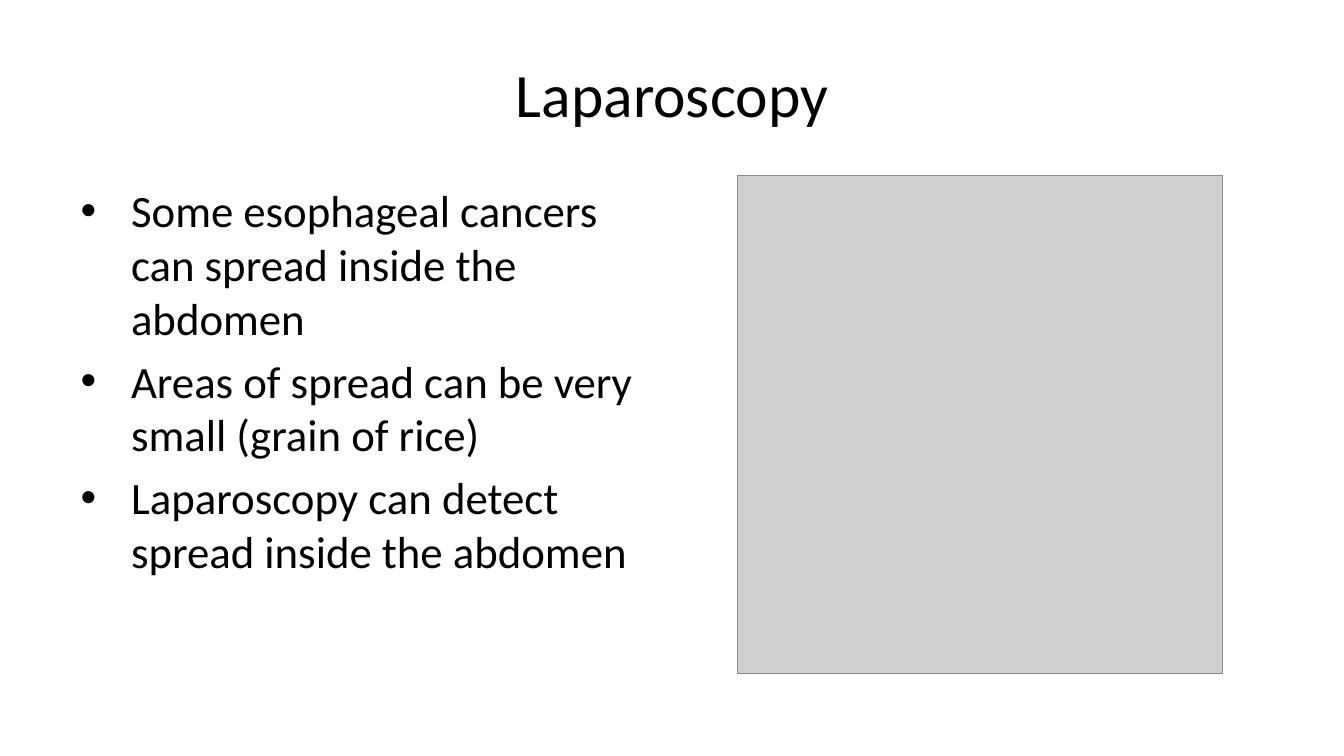
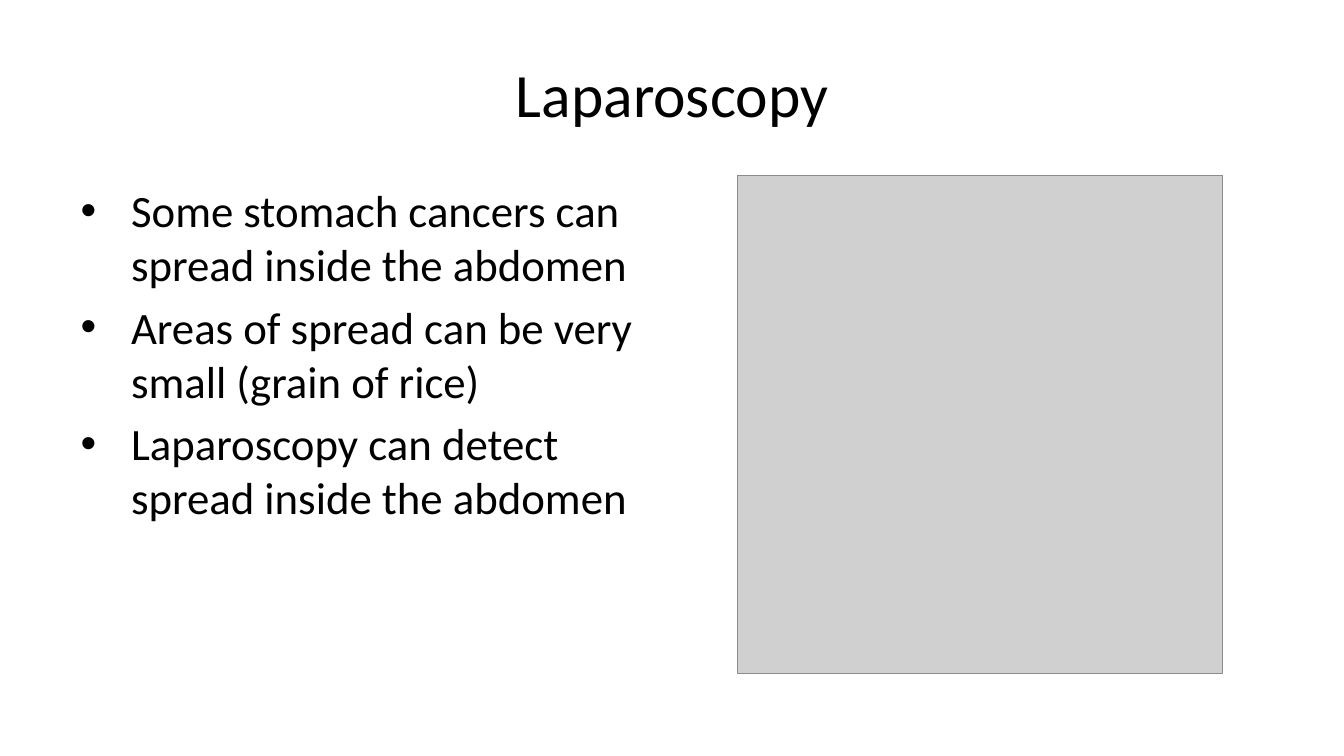
Before and after one commit to jcsalo/patient_education, a slide deck: slide 18 of lci_gist.pptx. Drawn at 1344x756 pixels with LibreOffice and Linux fonts; fonts in the diff are those of the drawing; grey boxes stand for pictures. Boxes give left, top, right and bottom in pixels: in the first picture for what was removed or moved away, otherwise in the second. Text is boxed around its words. In the diff, an @@ line names an element or a change of style, - is before the commit and + after.

```diff
--- a/lci_gist.pptx
+++ b/lci_gist.pptx
@@ text at (x1=131, y1=196, x2=627, y2=289): text changed @@
-• Some esophageal cancers can spread inside the abdomen
+• Some stomach cancers can spread inside the abdomen
```
Also in this commit, not shown: 5 other slides changed, 3 slides added, 3 slides removed, 50 other files.
